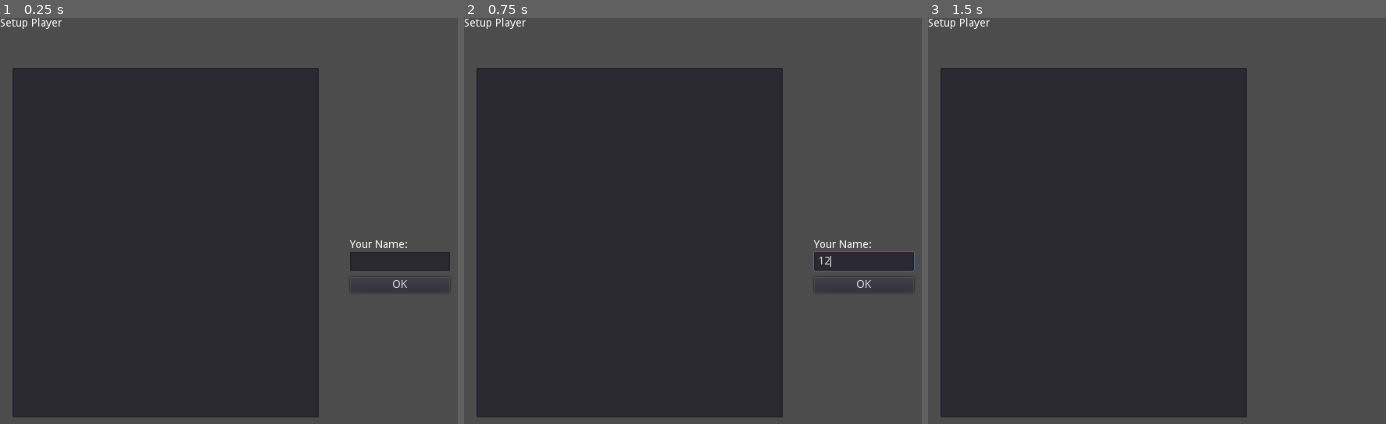
Above: before the commit, frames 1-3 (left to right).
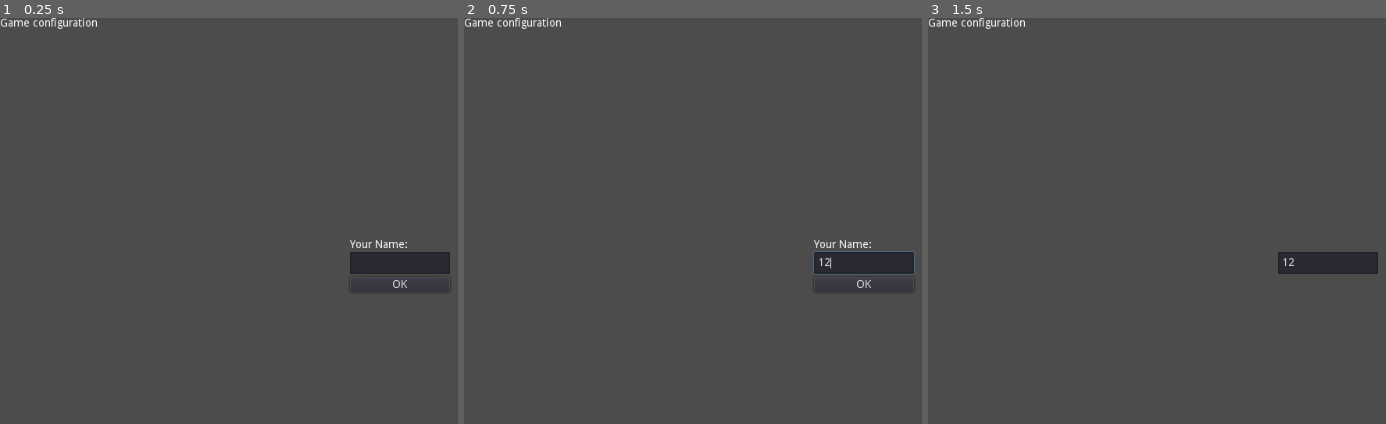
Above: after the commit, the same moments.

Repository: jonnydrumz/hideAndSeek
Game: Godot game, scene res://UI/SetupPlayer/SetupPlayer.tscn
Two runs of this game, one before a commit and one after it. Both use one fixed random seed, a clock stepped at 60 frames per second and the inputs below. This scene is started directly instead of the project's main scene.
Inputs (mouse positions are in pixels of both pictures, inside the frame that each line leads up to):
- Up to frame 1 (0.25 s): no input
- Up to frame 2 (0.75 s): click (862, 261) at 0.52 s; type "12" at 0.6 s
- Up to frame 3 (1.5 s): click "OK" at 1.25 s

The runs differ from the first frame. In frame 1, 58% of the frame differs, in the area x 0-99%, y 0-99%; in frame 2, 58%; in frame 3, 59%.

Commit message:
server tb quiere jugar

Diff:
--- a/NetworkManager.gd
+++ b/NetworkManager.gd
@@ -4,8 +4,6 @@
 signal player_data_received
 signal connection_failed(reason)
 
-onready var join_button = $JoinButton
-onready var host_button = $HostButton
 onready var peer        = null
 onready var players     = []
 
@@ -25,8 +23,9 @@
 	if err != OK:
 		emit_signal("connection_failed", "Address in use")
 		return
+	_set_status("Waiting for player...", true)
 	get_tree().set_network_peer(peer)
-	_set_status("Waiting for player...", true)
+	_create_player_server()
 
 func join_server(ip, port):
 	if not ip.is_valid_ip_address():
@@ -38,6 +37,17 @@
 	peer.create_client(ip, port)
 	get_tree().set_network_peer(peer)
 	_set_status("Connecting...", true)
+
+func _create_player_server():
+	players.append(
+		{
+			"id": get_tree().get_network_unique_id(),
+			"nickname": "",
+			"type": -1,
+			"pos_x": 0.0,
+			"pos_y": 0.0,
+		})
+	player_accepted()
 
 func _on_peer_connected(id):
 	players.append(
@@ -70,23 +80,21 @@
 func _connected_fail():
 	print("id")
 
-func _on_Button3_pressed():
-	for id in players:
-		rpc_id(id, "hola", id)
-
-remote func hola(id):
-	print(id)
-
 func name_entered(nickname):
 	var id = get_tree().get_network_unique_id()
-	rpc("set_player_name", id, nickname)
+	if get_tree().is_network_server():
+		set_player_name(id, nickname)
+	else:
+		rpc("set_player_name", id, nickname)
 
 remote func set_player_name(id, nickname):
 	for player in players:
 		if player.id == id:
 			player.nickname = nickname
-	print("ID ",id)
-	rpc("update_player_data", players)
+	if get_tree().is_network_server():
+		update_player_data(players)
+	else:
+		rpc("update_player_data", players)
 
 remote func update_player_data(players):
 	emit_signal("player_data_received", players)
--- a/UI/SetupPlayer/SetupPlayer.gd
+++ b/UI/SetupPlayer/SetupPlayer.gd
@@ -8,14 +8,23 @@
 
 func update_players(players):
 	for player in players:
-		$ItemList.add_item(player.nickname)
+		$UserList.add_item(player.nickname)
+	$StartButton.visible = get_tree().is_network_server()
+	$UserList.show()
 
-func _on_Button_pressed():
-	emit_signal("on_start_pressed", $LineEdit.text)
-	$Button.hide()
-	$LineEdit.hide()
+func _on_SetNickButton_pressed():
+	var nickname = $LineEdit.text
+	if nickname.length() < 1:
+		$AcceptDialog.popup_centered(Vector2(640, 100))
+		$AcceptDialog.dialog_text = "Your nickname is too short"
+		return
+	emit_signal("on_start_pressed", nickname)
+	$SetNickButton.hide()
 	$Label2.hide()
 
 func accept_player():
 	$Wait.hide()
-	$Button.show()
+	$SetNickButton.show()
+
+func _on_StartButton_pressed():
+	print("OKKKK")
--- a/UI/SetupPlayer/SetupPlayer.tscn
+++ b/UI/SetupPlayer/SetupPlayer.tscn
@@ -13,7 +13,7 @@
 [node name="Label" type="Label" parent="."]
 margin_right = 40.0
 margin_bottom = 14.0
-text = "Setup Player"
+text = "Game configuration"
 
 [node name="Label2" type="Label" parent="."]
 anchor_left = 0.5
@@ -64,9 +64,9 @@
 anchor_bottom = 0.5
 margin_left = -64.0
 margin_right = 64.0
-margin_bottom = 24.0
+margin_bottom = 28.0
 
-[node name="Button" type="Button" parent="."]
+[node name="SetNickButton" type="Button" parent="."]
 anchor_left = 0.5
 anchor_top = 0.5
 anchor_right = 0.5
@@ -76,12 +76,34 @@
 margin_right = 64.0
 margin_bottom = 52.0
 text = "OK"
+__meta__ = {
+"_edit_use_anchors_": false
+}
 
-[node name="ItemList" type="ItemList" parent="."]
-anchor_right = 0.5
+[node name="UserList" type="ItemList" parent="."]
+visible = false
+anchor_right = 1.0
 anchor_bottom = 1.0
-margin_left = 16.0
-margin_top = 64.0
-margin_right = -104.0
-margin_bottom = -88.0
-[connection signal="pressed" from="Button" to="." method="_on_Button_pressed"]
+margin_top = 16.0
+margin_bottom = -64.0
+
+[node name="StartButton" type="Button" parent="."]
+visible = false
+anchor_left = 1.0
+anchor_top = 1.0
+anchor_right = 1.0
+anchor_bottom = 1.0
+margin_left = -56.0
+margin_top = -40.0
+margin_right = -19.0
+margin_bottom = -20.0
+text = "GO!"
+
+[node name="AcceptDialog" type="AcceptDialog" parent="."]
+margin_right = 94.0
+margin_bottom = 58.0
+popup_exclusive = true
+window_title = "Ouch!"
+dialog_text = "Invalid data"
+[connection signal="pressed" from="SetNickButton" to="." method="_on_SetNickButton_pressed"]
+[connection signal="pressed" from="StartButton" to="." method="_on_StartButton_pressed"]
